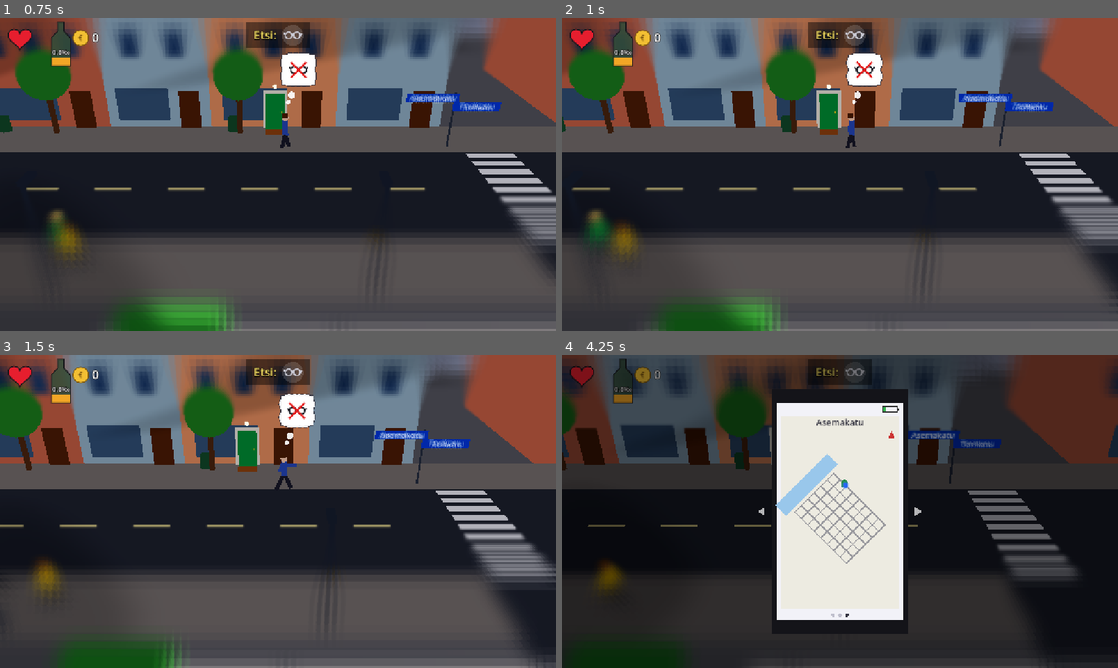
Above: before the commit, frames 1-4 (two rows, left to right).
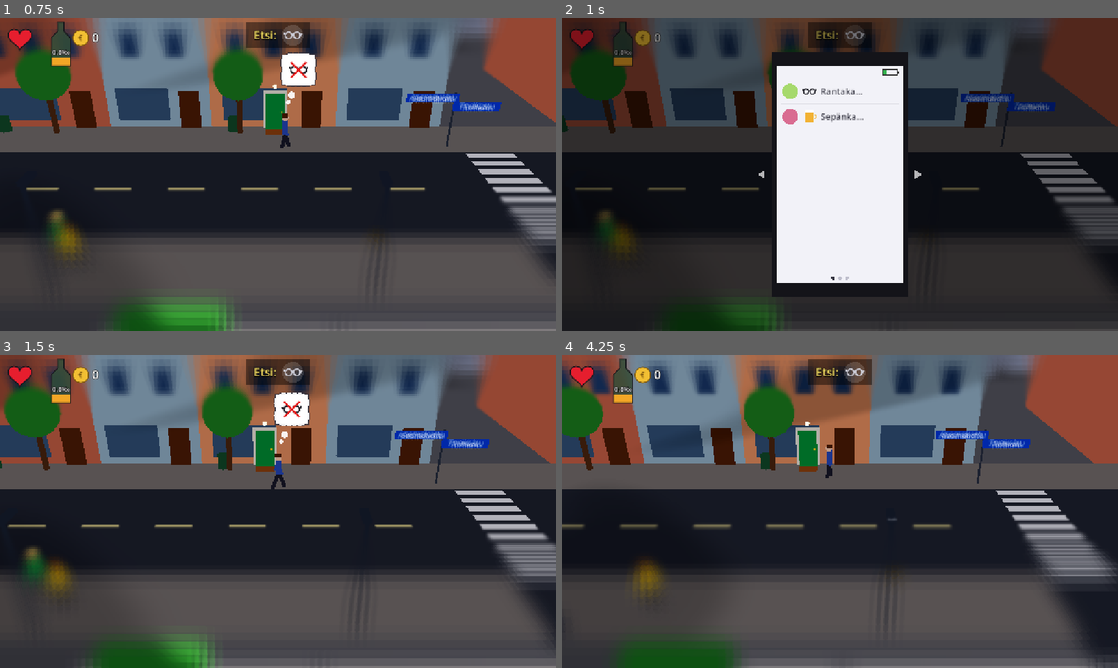
Above: after the commit, the same moments.

Repository: Ecculi/GoodMorningMoonshine
Game: Godot game, scene res://scenes/main.tscn
Same seed, same stepped clock (60 frames per second), same inputs: the game is played once before the commit and once after it.
Inputs:
- Up to frame 1 (0.75 s): tap Enter at 0.5 s; hold Right (move_right) from 0.53 s (still down); hold Space (action) from 0.53 s (still down)
- Up to frame 2 (1 s): keep holding Right (move_right); keep holding Space (action); tap P (phone, bound only after the commit) at 0.8 s
- Up to frame 3 (1.5 s): release Right (move_right) at 1.28 s; release Space (action) at 1.28 s; hold Down (move_down) from 1.28 s (still down); tap P (phone, bound only after the commit) at 1.35 s
- Up to frame 4 (4.25 s): tap Tab at 1.55, 2.1, 3.8 s; release Down (move_down) at 2.03 s; hold Right (move_right) 2.03-2.78 s; hold Space (action) 2.03-2.78 s; hold Up (move_up) 2.78-3.53 s; tap Space (action) at 2.85 s; tap P (phone, bound only after the commit) at 3.05, 3.6 s; hold Left (move_left) from 3.53 s (still down)

Frame 1 is identical in both runs. In frame 2, 79% of the frame differs, in the area x 0-100%, y 0-100%; in frame 3, 23%; in frame 4, 79%.

Commit message:
Phone opens with up + action in either order, or P / Tab / gamepad Y
Co-Authored-By: Claude Opus 5.5 <noreply@anthropic.com>
Claude-Session: https://claude.ai/code/session_014p1PebUFuQA4D9T8dUNWSx

Diff:
--- a/scripts/game_state.gd
+++ b/scripts/game_state.gd
@@ -360,6 +360,8 @@
 	_add_action("move_up", [KEY_UP, KEY_W], [JOY_BUTTON_DPAD_UP])
 	_add_action("move_down", [KEY_DOWN, KEY_S], [JOY_BUTTON_DPAD_DOWN])
 	_add_action("action", [KEY_SPACE, KEY_Z, KEY_ENTER], [JOY_BUTTON_A])
+	# Shortcut for keyboards and gamepads (on touch screens: up + action).
+	_add_action("phone", [KEY_P, KEY_TAB], [JOY_BUTTON_Y])
 	_add_axis("move_left", JOY_AXIS_LEFT_X, -1.0)
 	_add_axis("move_right", JOY_AXIS_LEFT_X, 1.0)
 	_add_axis("move_up", JOY_AXIS_LEFT_Y, -1.0)
--- a/scripts/main.gd
+++ b/scripts/main.gd
@@ -372,7 +372,10 @@
 			elif Input.is_action_just_pressed("move_right"):
 				phone_page = (phone_page + 1) % 3
 			GameState.battery = maxf(0.0, GameState.battery - PHONE_DRAIN[phone_page] * delta)
-			var close := Input.is_action_just_pressed("action") and Input.is_action_pressed("move_down")
+			# Close: down + action in either order, or the phone key again.
+			var close := (Input.is_action_just_pressed("action") and Input.is_action_pressed("move_down")) \
+				or (Input.is_action_just_pressed("move_down") and Input.is_action_pressed("action")) \
+				or Input.is_action_just_pressed("phone")
 			if close or GameState.battery <= 0.0:
 				_close_modal()
 		"shop":
--- a/scripts/player.gd
+++ b/scripts/player.gd
@@ -162,8 +162,12 @@
 		if not Input.is_action_pressed("action"):
 			_block_action = false
 		return
+	# Phone: up + action in either order, or the phone key (P / Tab).
+	if Input.is_action_just_pressed("phone"):
+		main.open_phone()
+		_press_time = -1.0
+		return
 	if Input.is_action_just_pressed("action"):
-		# Up + action opens the phone.
 		if Input.is_action_pressed("move_up"):
 			main.open_phone()
 			_press_time = -1.0
@@ -171,6 +175,11 @@
 		_press_time = 0.0
 		aim = Vector2(facing, 0)
 	if _press_time < 0.0:
+		return
+	if _press_time < LONG_PRESS and Input.is_action_just_pressed("move_up"):
+		main.open_phone()
+		_press_time = -1.0
+		_block_action = true
 		return
 	_press_time += delta
 	if Input.is_action_pressed("action"):
Not shown, changed: DESIGN.md
